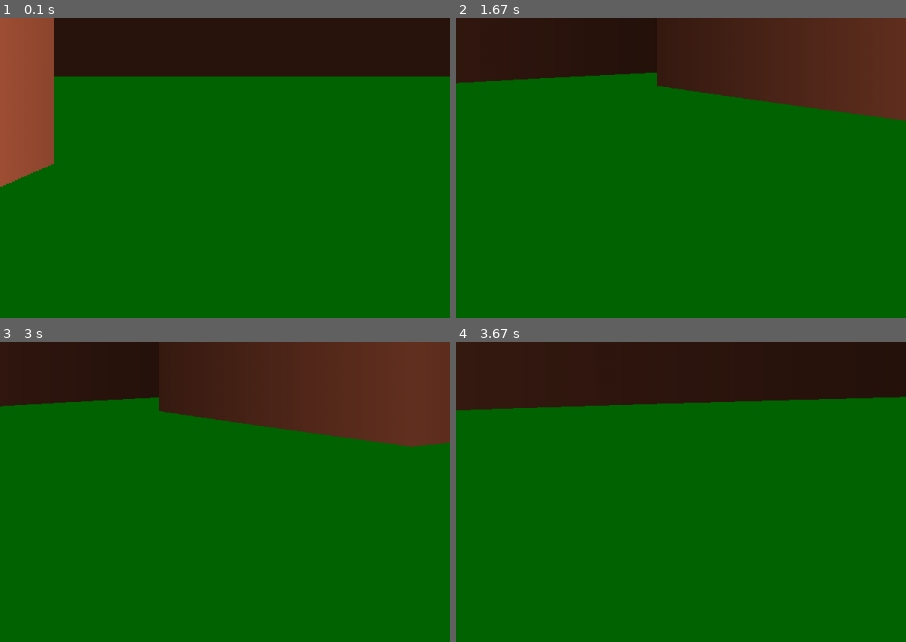
Above: before the commit, frames 1-4 (two rows, left to right).
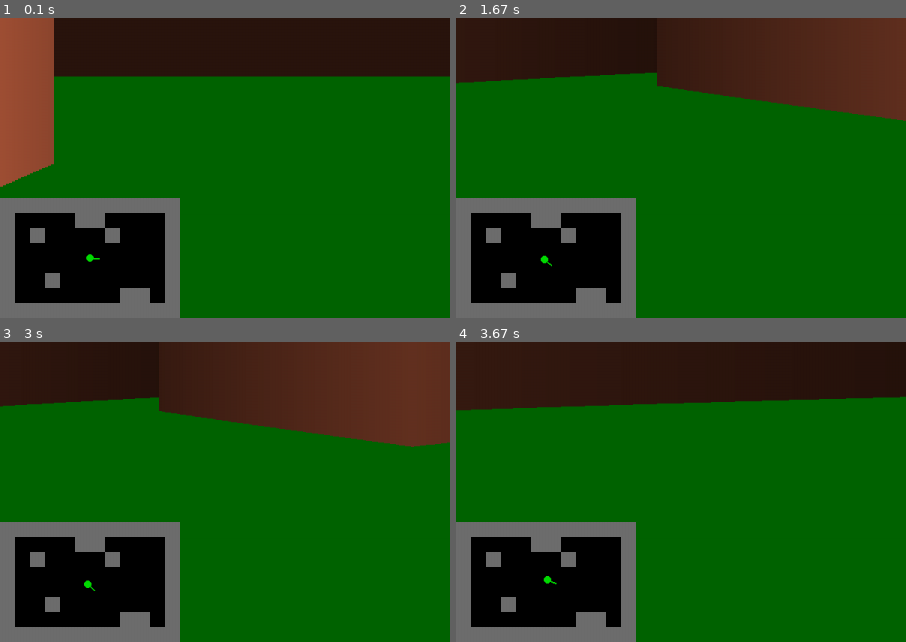
Above: after the commit, the same moments.

Repository: sunbro1337/python_real_time_rendering
Game: pygame game, started from ray_casting_doom/main.py
The game is run twice, just before and just after one commit, with the same random seed, the same clock (stepped at 60 frames per second) and the same inputs.
Inputs:
- Up to frame 1 (0.1 s): no input
- Up to frame 2 (1.67 s): hold Right 0.33-0.8 s; hold Right 0.83-1.3 s; hold D 0.83-1.3 s; hold Left from 1.33 s (still down); hold A from 1.33 s (still down)
- Up to frame 3 (3 s): release Left at 1.87 s; release A at 1.87 s; hold Left 1.9-2.3 s; hold A 1.9-2.3 s; hold Right 2.33-2.97 s; hold D 2.33-2.97 s
- Up to frame 4 (3.67 s): hold Left 3-3.47 s; hold A 3-3.47 s; hold Right from 3.5 s (still down); hold D from 3.5 s (still down)
The pictures show only the part of the screen within x 0-50%, y 50-100%; the shares and areas given below are measured in that part.

The runs differ from the first frame. In frame 1, 16% of the frame differs, in the area x 0-40%, y 60-100%; in frame 2, 16%; in frame 3, 16%; in frame 4, 16%.

Commit message:
show_minimap emlemented

Diff:
--- a/ray_casting_doom/main.py
+++ b/ray_casting_doom/main.py
@@ -8,6 +8,7 @@
 
 pygame.init()
 sc = pygame.display.set_mode((ScreenConfig.WIDTH, ScreenConfig.HEIGHT))
+sc_mini_map = pygame.Surface((ScreenConfig.WIDTH // 5, ScreenConfig.HEIGHT // 5))
 clock = pygame.time.Clock()
 player = Player(PlayerConfig.player_pos, PlayerConfig.player_angle, PlayerConfig.player_speed)
 render = Render(sc)
@@ -22,17 +23,19 @@
 
     render.draw_background()
     render.draw_world(player.get_pos, player.angle)
+
+    #pygame.draw.circle(sc, ColorRGB.GREEN, player.get_pos, 12)
+    #pygame.draw.line(sc, ColorRGB.GREEN, player.get_pos,
+    #                 (
+    #                     player.x + ScreenConfig.WIDTH * math.cos(player.angle),
+    #                     player.y + ScreenConfig.WIDTH * math.sin(player.angle)
+    #                 ),
+    #                 )
+    #for x,y in world_map:
+    #    pygame.draw.rect(sc, ColorRGB.DARK_GRAY, (x, y, ScreenConfig.TILE, ScreenConfig.TILE), 2)
+
+    render.show_minimap(sc_mini_map, player)
     render.show_fps(clock)
-
-    # pygame.draw.circle(sc, ColorRGB.GREEN, player.get_pos, 12)
-    # pygame.draw.line(sc, ColorRGB.GREEN, player.get_pos,
-    #                  (
-    #                      player.x + ScreenConfig.WIDTH * math.cos(player.angle),
-    #                      player.y + ScreenConfig.WIDTH * math.sin(player.angle)
-    #                  ),
-    #                  )
-    # for x,y in world_map:
-    #     pygame.draw.rect(sc, ColorRGB.DARK_GRAY, (x, y, ScreenConfig.TILE, ScreenConfig.TILE), 2)
 
     pygame.display.flip()
     clock.tick(ScreenConfig.FPS_60)
--- a/ray_casting_doom/render.py
+++ b/ray_casting_doom/render.py
@@ -1,6 +1,7 @@
 import pygame
 from settings import *
 from ray_casting import ray_cast
+from map import world_map
 
 
 
@@ -22,3 +23,18 @@
         display_fps = str(int(clock.get_fps()))
         render_font = self.font.render(display_fps, 0, ColorRGB.GREEN)
         self.sc.blit(render_font, (ScreenConfig.FPS_POSITION))
+
+    def show_minimap(self, sc_mini_map, player):
+        sc_mini_map.fill(ColorRGB.BLACK)
+        map_x, map_y = player.x // MinimapConfig.SCALE, player.y // MinimapConfig.SCALE
+        pygame.draw.circle(sc_mini_map, ColorRGB.GREEN, (int(map_x), int(map_y)), 5)
+        pygame.draw.line(sc_mini_map, ColorRGB.GREEN, (map_x, map_y),
+                         (
+                             map_x + 12 * math.cos(player.angle),
+                             map_y + 12 * math.sin(player.angle)
+                         ),
+                         2,
+                         )
+        for x, y in world_map:
+            pygame.draw.rect(sc_mini_map, ColorRGB.DARK_GRAY, (x // MinimapConfig.SCALE, y // MinimapConfig.SCALE, MinimapConfig.TILE, MinimapConfig.TILE), 0)
+        self.sc.blit(sc_mini_map, MinimapConfig.POSITION)
--- a/ray_casting_doom/settings.py
+++ b/ray_casting_doom/settings.py
@@ -10,6 +10,14 @@
     FPS_60 = 60
     TILE = 100
     FPS_POSITION = WIDTH - 65, 5
+
+
+class MinimapConfig:
+    SCALE = 5
+    TILE = ScreenConfig.TILE // SCALE
+    WIDTH = ScreenConfig.WIDTH // SCALE
+    HEIGHT = ScreenConfig.HEIGHT // SCALE
+    POSITION = (0, ScreenConfig.HEIGHT - ScreenConfig.HEIGHT // SCALE)
 
 
 # ray casting settings
